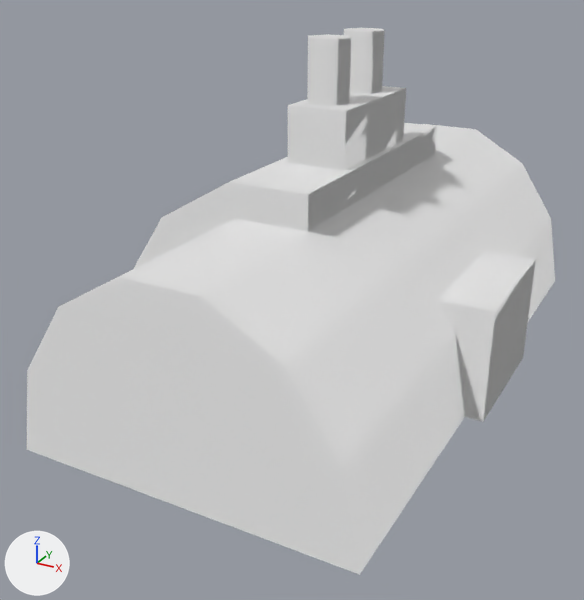
Renders of the glTF model game/assets/objects/singlecivlivingb.glb from each side of a commit.
Before and after are seen from a camera (50 mm lens) standing at (7.42, -11.74, 8.97) and looking at (-0.63, 2.91, 1.64). The lights are fixed; the arrows at lower left show +X, +Y and +Z. The older version comes first. Where no turn or scale is listed for an object, it has been applied to the vertices.

Script lines for the objects in view, before the commit:
```python
me_cylinder04 = bpy.data.meshes.new('Cylinder04')
me_cylinder04.from_pydata(...)  # 82 vertices, 113 faces; spans x -4.07..4.0, y -2.62..11.1, z 0.0..7.29
ob_cylinder04 = bpy.data.objects.new('Cylinder04', me_cylinder04)
ob_cylinder04.location = (0.0, 0.0, 0.0)
```
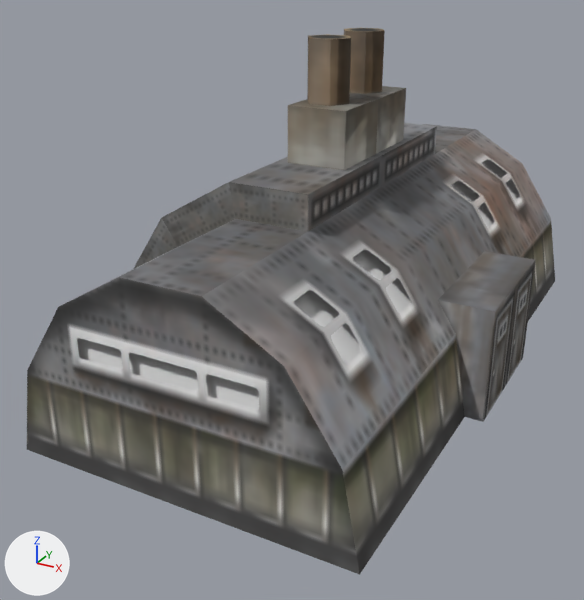
What differs and where, as boxes [x1, y1, x2, y2] in the pictures (584 x 600 px):
'Cylinder04', recoloured (white to grey)
    both: [27, 28, 555, 575]

Patch to the scene script:
```diff
--- a/game/assets/objects/singlecivlivingb.glb.py
+++ b/game/assets/objects/singlecivlivingb.glb.py
@@ img_image_0 @@
+img_image_0 = load_image('Image_0', '_unpacked/Image_0', 128, 128, 'sRGB')
@@ mat_mech @@
+mat_mech = bpy.data.materials.new('mech')
+# uses the picture img_image_0
@@ me_cylinder04 @@
 me_cylinder04.from_pydata(...)  # 82 vertices, 113 faces; spans x -4.07..4.0, y -2.62..11.1, z 0.0..7.29
+me_cylinder04.materials.append(mat_mech)
```
